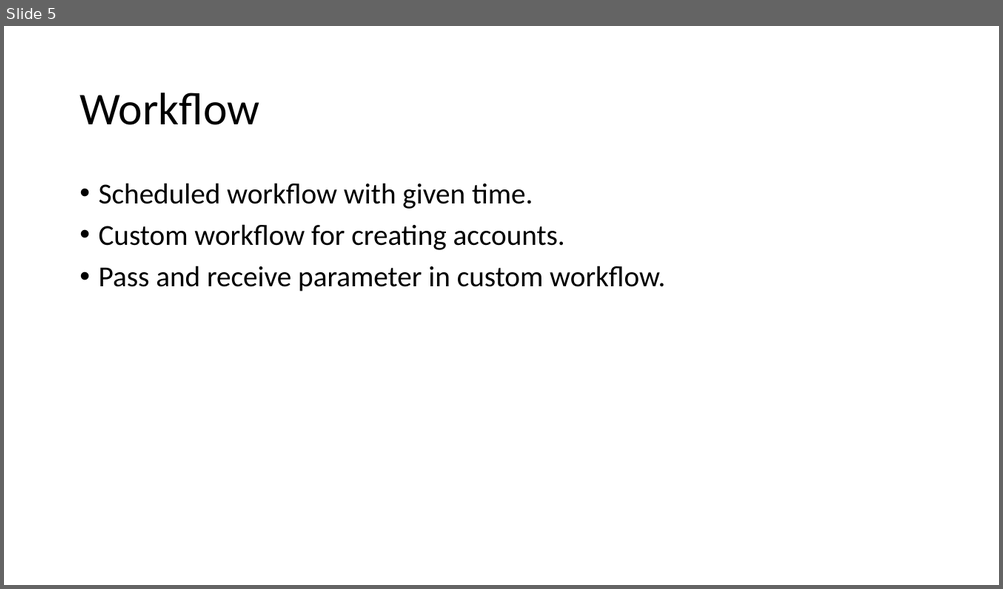
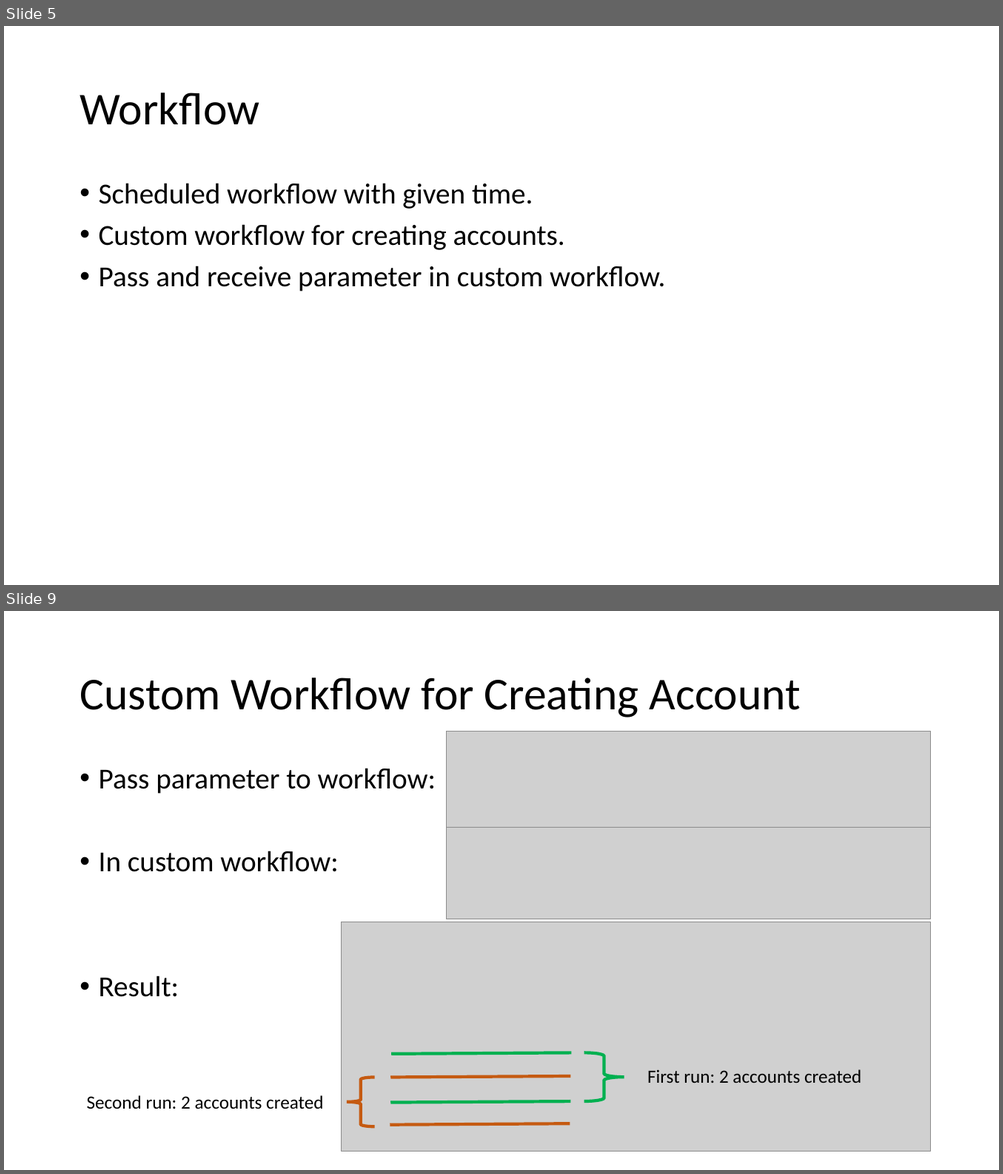
Before and after one commit to hevilhuy/Reports, a slide deck: Document/Report 3.pptx. Shown one above the other, each under a label of ours: slide 5 before the commit, slides 5 and 9 after it; the slides between them are not shown. The pictures are 1003x589 and 1003x1174 pixels, drawn with LibreOffice and Linux fonts; fonts in the diff are those of the drawing; grey boxes stand for pictures. Boxes give left, top, right and bottom in pixels: in the first picture for what was removed or moved away, otherwise in the second. Text is boxed around its words. In the diff, an @@ line names an element or a change of style, - is before the commit and + after.

```diff
--- a/Document/Report 3.pptx
+++ b/Document/Report 3.pptx
@@ slide 9 added at [4, 611, 999, 1170], background #FFFFFF @@
@@ title added at [79, 678, 800, 718], 44 pt, text #000000 @@
+Custom Workflow for Creating Account
@@ picture added at [447, 731, 930, 832] @@
@@ text added at [99, 768, 435, 997], 28 pt, text #000000 @@
+• Pass parameter to workflow:
+• In custom workflow:
+• Result:
@@ picture added at [447, 828, 930, 919] @@
@@ picture added at [341, 922, 930, 1151] @@
@@ line added from (391, 1054) to (571, 1054), #00B050 3 pt @@
@@ right brace added at [583, 1054, 623, 1102], outline #00B050 3 pt @@
@@ line added from (390, 1077) to (570, 1076), #C55A11 3 pt @@
@@ text added at [647, 1070, 861, 1083], 18 pt, text #000000 @@
+First run: 2 accounts created
@@ text added at [87, 1096, 323, 1110], 18 pt, text #000000 @@
+Second run: 2 accounts created
@@ left brace added at [347, 1077, 375, 1127], outline #C55A11 3 pt @@
@@ line added from (390, 1102) to (570, 1102), #00B050 3 pt @@
@@ line added from (390, 1125) to (569, 1125), #C55A11 3 pt @@
```
Also in this commit, not shown: 2 slides changed, 9 other slides added, 2 other files.
